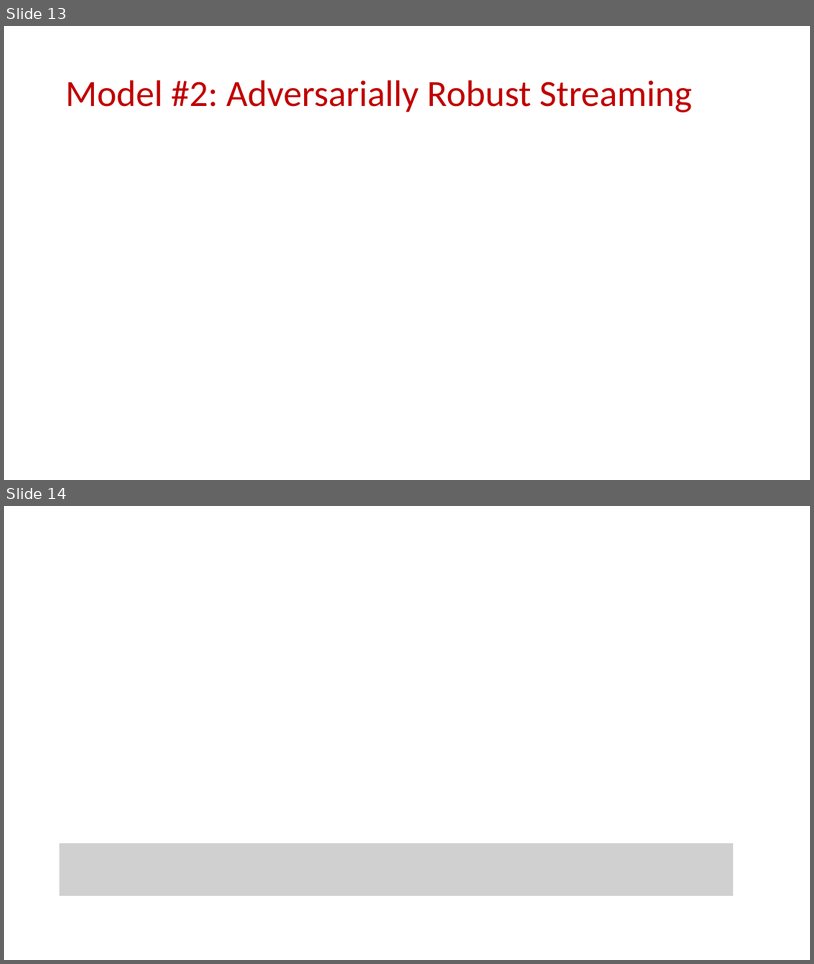
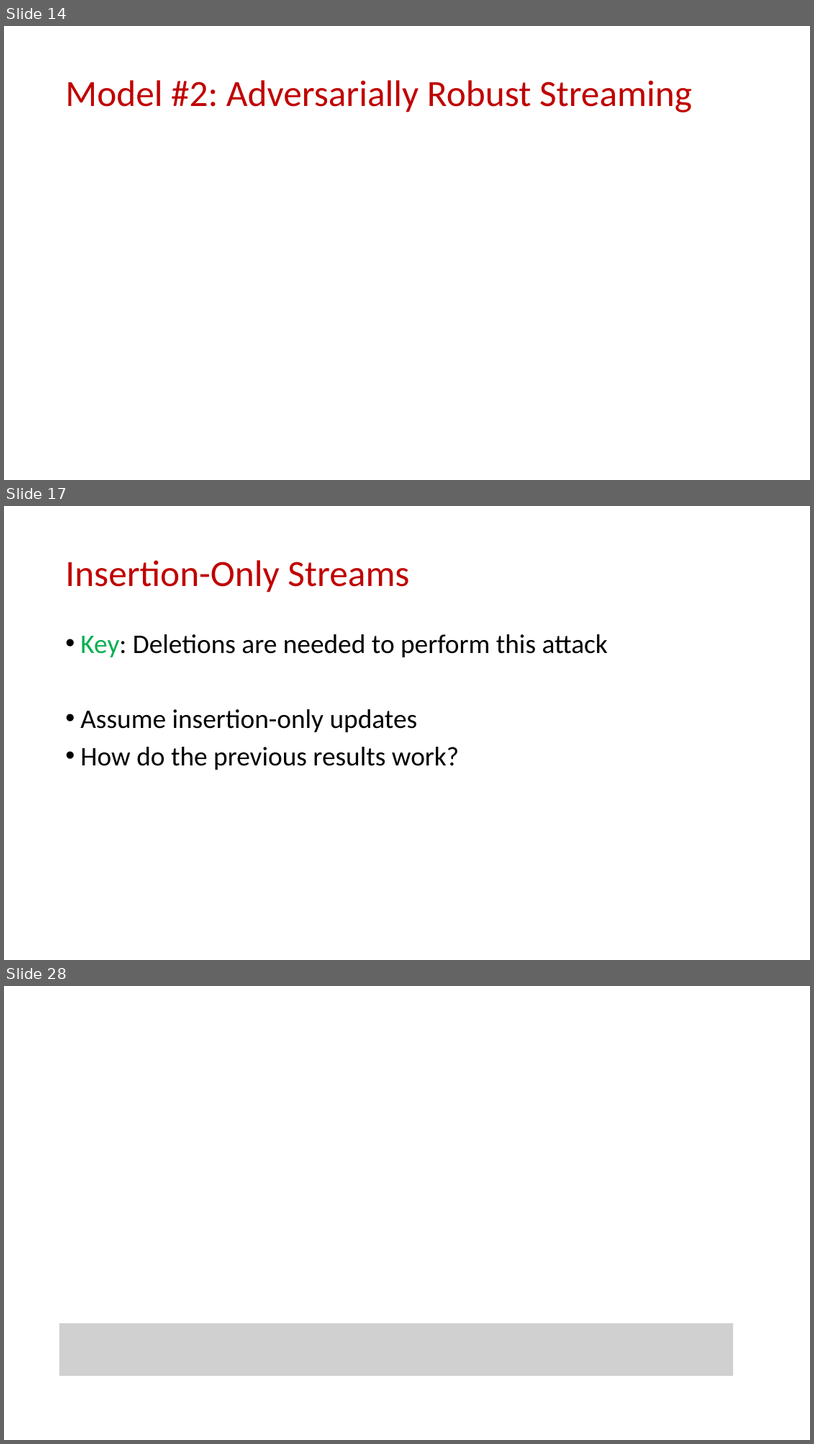
Before and after one commit to samsonzhou/samsonzhou.github.io, a slide deck: other-talks/Adversarial Robustness in the Streaming Model.pptx. Shown one above the other, each under a label of ours: slides 13 and 14 before the commit, slides 14, 17 and 28 after it; the slides between them are not shown. The pictures are 814x964 and 814x1444 pixels, drawn with LibreOffice and Linux fonts; fonts in the diff are those of the drawing; grey boxes stand for pictures. Boxes give left, top, right and bottom in pixels: in the first picture for what was removed or moved away, otherwise in the second. Text is boxed around its words. In the diff, an @@ line names an element or a change of style, - is before the commit and + after.

```diff
--- a/other-talks/Adversarial Robustness in the Streaming Model.pptx
+++ b/other-talks/Adversarial Robustness in the Streaming Model.pptx
@@ slide 17 added at <box>4,506,810,960</box>, background #FFFFFF @@
@@ title added at <box>65,560,409,592</box>, 44 pt, text #C00000 @@
+Insertion-Only Streams
@@ text added at <box>80,634,608,770</box>, 32 pt, text #000000 @@
+• Key: Deletions are needed to perform this attack
+• Assume insertion-only updates
+• How do the previous results work?
@@ what was slide 13 is now slide 14 @@
@@ what was slide 14 is now slide 28 @@
```
Also in this commit, not shown: 1 slide changed, 21 other slides added, 3 slides removed, 1 other file.
